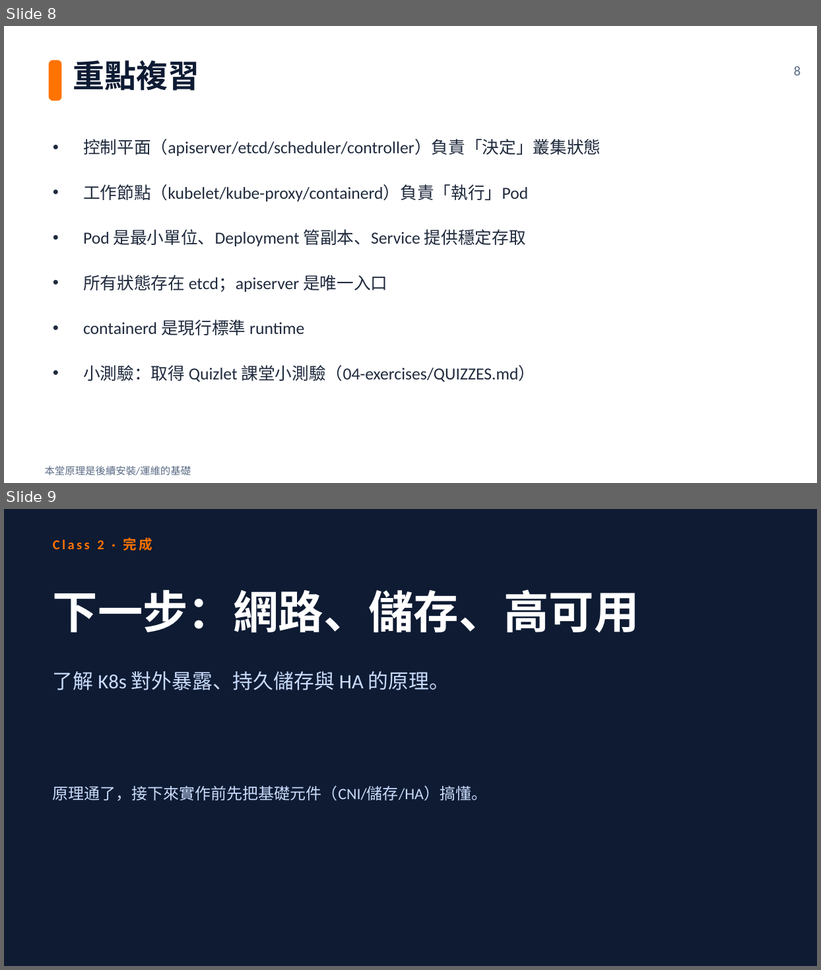
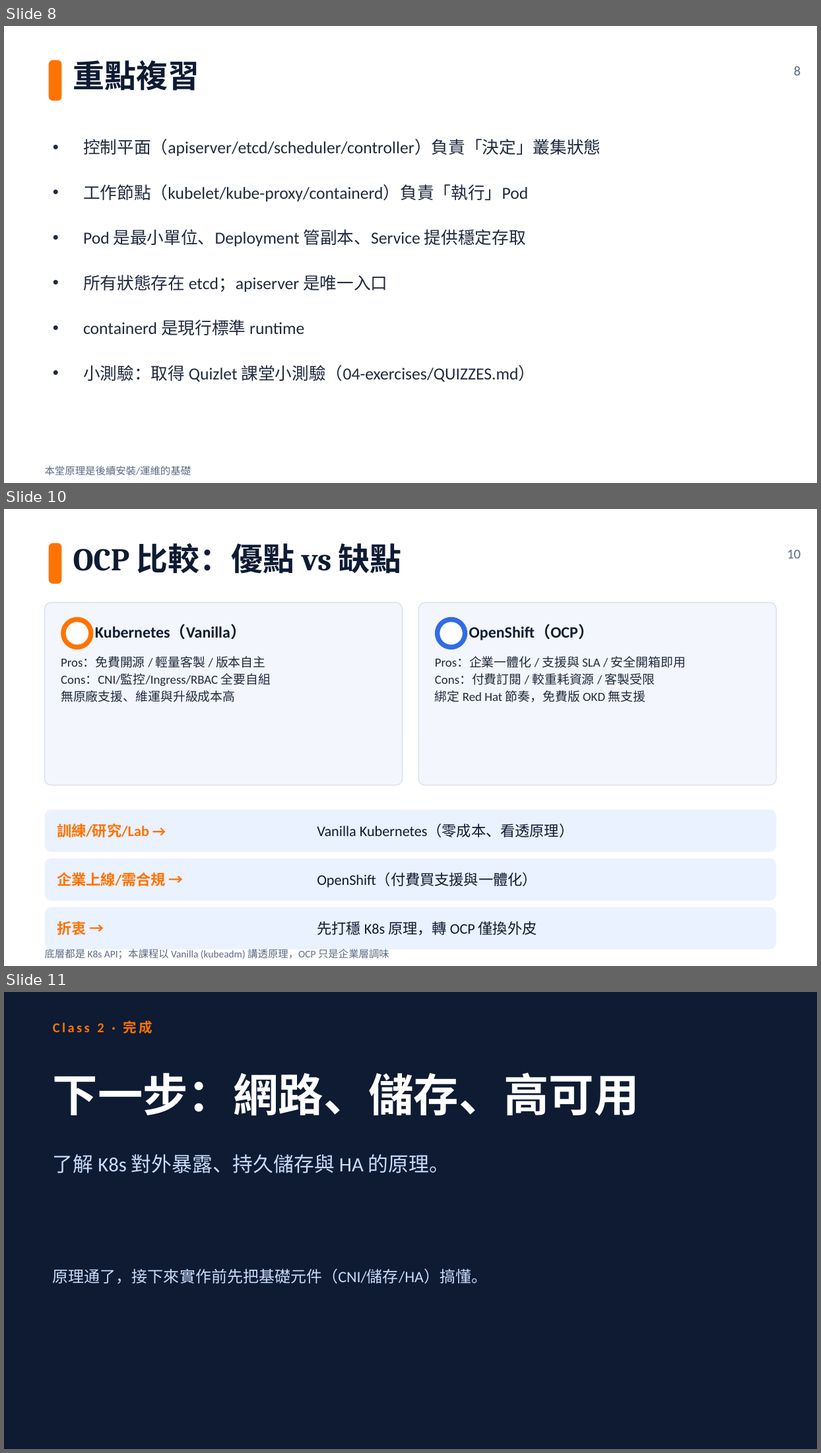
Before and after one commit to subirdkimo/k8s-course, a slide deck: 01-class-slides/class-02-k8s-core.pptx. Shown one above the other, each under a label of ours: slides 8 and 9 before the commit, slides 8, 10 and 11 after it; the slides between them are not shown. The pictures are 821x970 and 821x1453 pixels, drawn with LibreOffice and Linux fonts; fonts in the diff are those of the drawing. Boxes give left, top, right and bottom in pixels: in the first picture for what was removed or moved away, otherwise in the second. Text is boxed around its words. In the diff, an @@ line names an element or a change of style, - is before the commit and + after.

Commit message:
feat(class-02): 新增 K8s vs OpenShift (OCP) 比較（含 Pros/Cons）＋投影片 9-10 頁

```diff
--- a/01-class-slides/class-02-k8s-core.pptx
+++ b/01-class-slides/class-02-k8s-core.pptx
@@ slide 10 added at <box>4,509,817,966</box>, background #FFFFFF @@
@@ rounded rectangle added at <box>49,543,61,584</box>, fill #FF7300 @@
@@ text added at <box>73,543,402,574</box>, 28 pt, text #0E1B33, bold @@
+OCP 比較：優點 vs 缺點
@@ text added at <box>787,549,801,559</box>, 12 pt, text #5A6B85 @@
+10
@@ rounded rectangle added at <box>45,603,403,786</box>, fill #F3F6FC, outline #D8E0EE 0.75 pt @@
@@ rounded rectangle added at <box>418,603,776,786</box>, fill #F3F6FC, outline #D8E0EE 0.75 pt @@
@@ ellipse added at <box>61,617,94,650</box>, fill #FF7300 @@
@@ ellipse added at <box>66,622,88,645</box>, fill #FFFFFF @@
@@ text added at <box>95,625,246,640</box>, 14 pt, text #0E1B33, bold @@
+Kubernetes（Vanilla）
@@ ellipse added at <box>435,617,467,650</box>, fill #326CE5 @@
@@ ellipse added at <box>440,622,463,645</box>, fill #FFFFFF @@
@@ text added at <box>469,625,594,640</box>, 14 pt, text #0E1B33, bold @@
+OpenShift（OCP）
@@ text added at <box>61,656,271,702</box>, 11 pt, text #1F2A3D @@
+Pros：免費開源 / 輕量客製 / 版本自主
+Cons：CNI/監控/Ingress/RBAC 全要自組
+無原廠支援、維運與升級成本高
@@ text added at <box>435,656,686,702</box>, 11 pt, text #1F2A3D @@
+Pros：企業一體化 / 支援與 SLA / 安全開箱即用
+Cons：付費訂閱 / 較重耗資源 / 客製受限
+綁定 Red Hat 節奏，免費版 OKD 無支援
@@ rounded rectangle added at <box>45,810,776,852</box>, fill #EAF1FF @@
@@ text added at <box>57,824,149,838</box>, 13 pt, text #FF7300, bold @@
+訓練/研究/Lab →
@@ text added at <box>317,824,574,838</box>, 13 pt, text #0E1B33 @@
+Vanilla Kubernetes（零成本、看透原理）
@@ rounded rectangle added at <box>45,859,776,901</box>, fill #EAF1FF @@
@@ text added at <box>57,873,166,887</box>, 13 pt, text #FF7300, bold @@
+企業上線/需合規 →
@@ text added at <box>317,873,537,888</box>, 13 pt, text #0E1B33 @@
+OpenShift（付費買支援與一體化）
@@ rounded rectangle added at <box>45,908,776,950</box>, fill #EAF1FF @@
@@ text added at <box>57,921,86,935</box>, 13 pt, text #FF7300, bold @@
+折衷 →
@@ text added at <box>317,921,537,935</box>, 13 pt, text #0E1B33 @@
+先打穩 K8s 原理，轉 OCP 僅換外皮
@@ text added at <box>45,949,389,960</box>, 9 pt, text #5A6B85 @@
+底層都是 K8s API；本課程以 Vanilla (kubeadm) 講透原理，OCP 只是企業層調味
@@ what was slide 9 is now slide 11 @@
```
Also in this commit, not shown: 1 other slide added, 2 other files.
